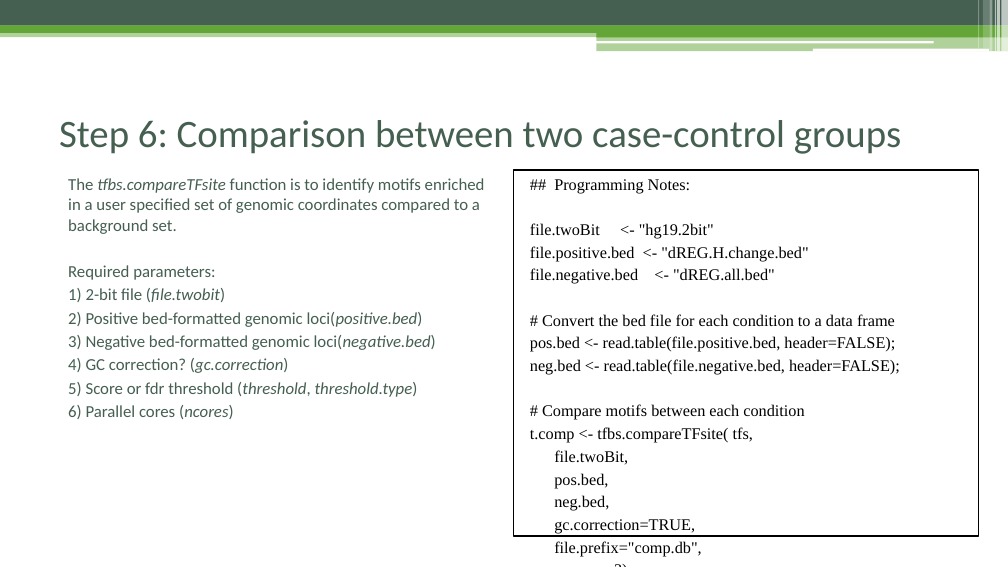
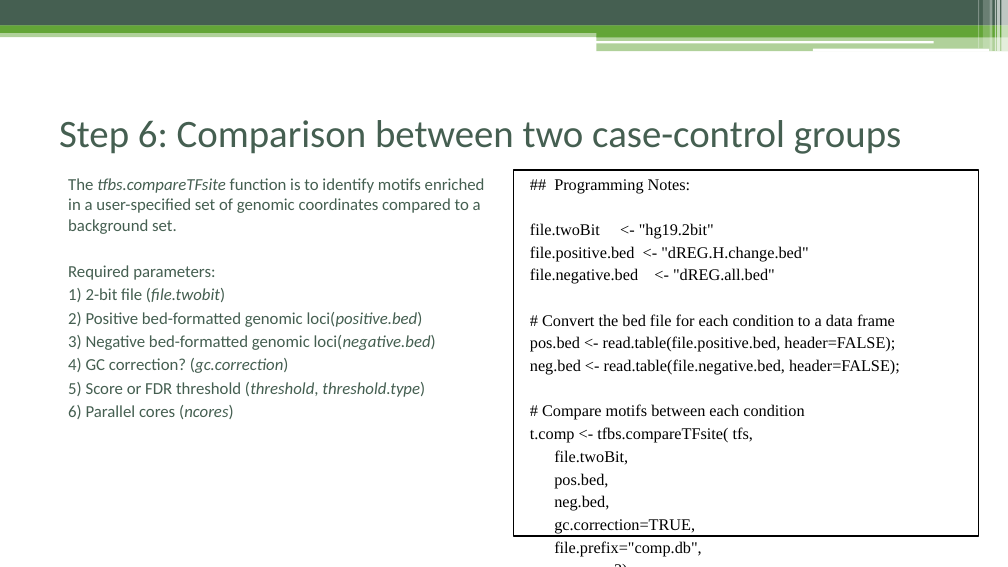
Before and after one commit to Danko-Lab/rtfbs_db, a slide deck: slide 18 of rtfbsdb-ppt.pptx. Drawn at 1008x567 pixels with LibreOffice and Linux fonts; fonts in the diff are those of the drawing. Boxes give left, top, right and bottom in pixels: in the first picture for what was removed or moved away, otherwise in the second. Text is boxed around its words. In the diff, an @@ line names an element or a change of style, - is before the commit and + after.

```diff
--- a/rtfbsdb-ppt.pptx
+++ b/rtfbsdb-ppt.pptx
@@ text at (68,178,485,234): text changed @@
-The tfbs.compareTFsite function is to identify motifs enriched in a user specified set of genomic coordinates compared to a background set.
+The tfbs.compareTFsite function is to identify motifs enriched in a user-specified set of genomic coordinates compared to a background set.
@@ text at (68,382,425,397): text changed @@
-5) Score or fdr threshold (threshold, threshold.type)
+5) Score or FDR threshold (threshold, threshold.type)
```
Also in this commit, not shown: 8 other slides changed.
